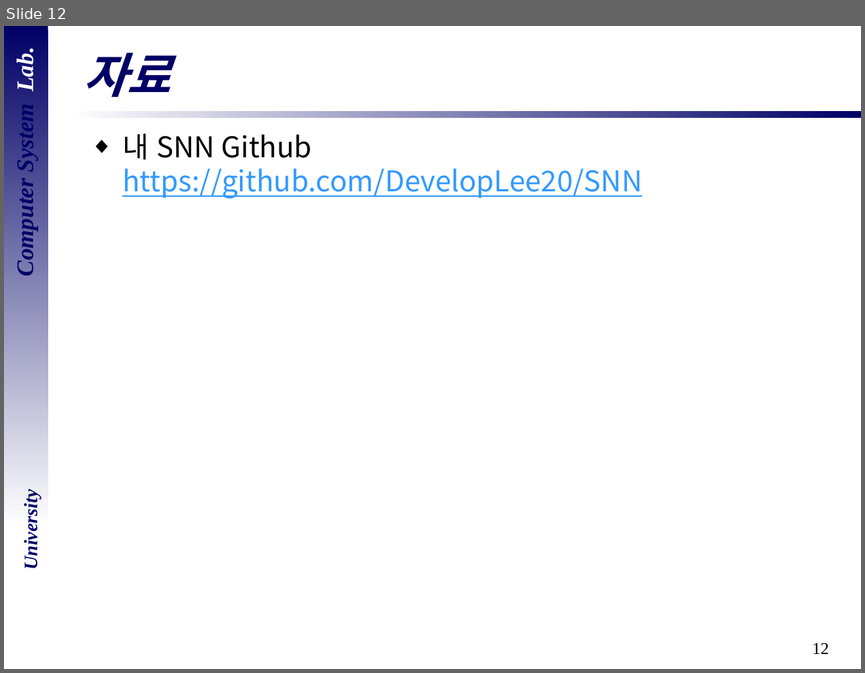
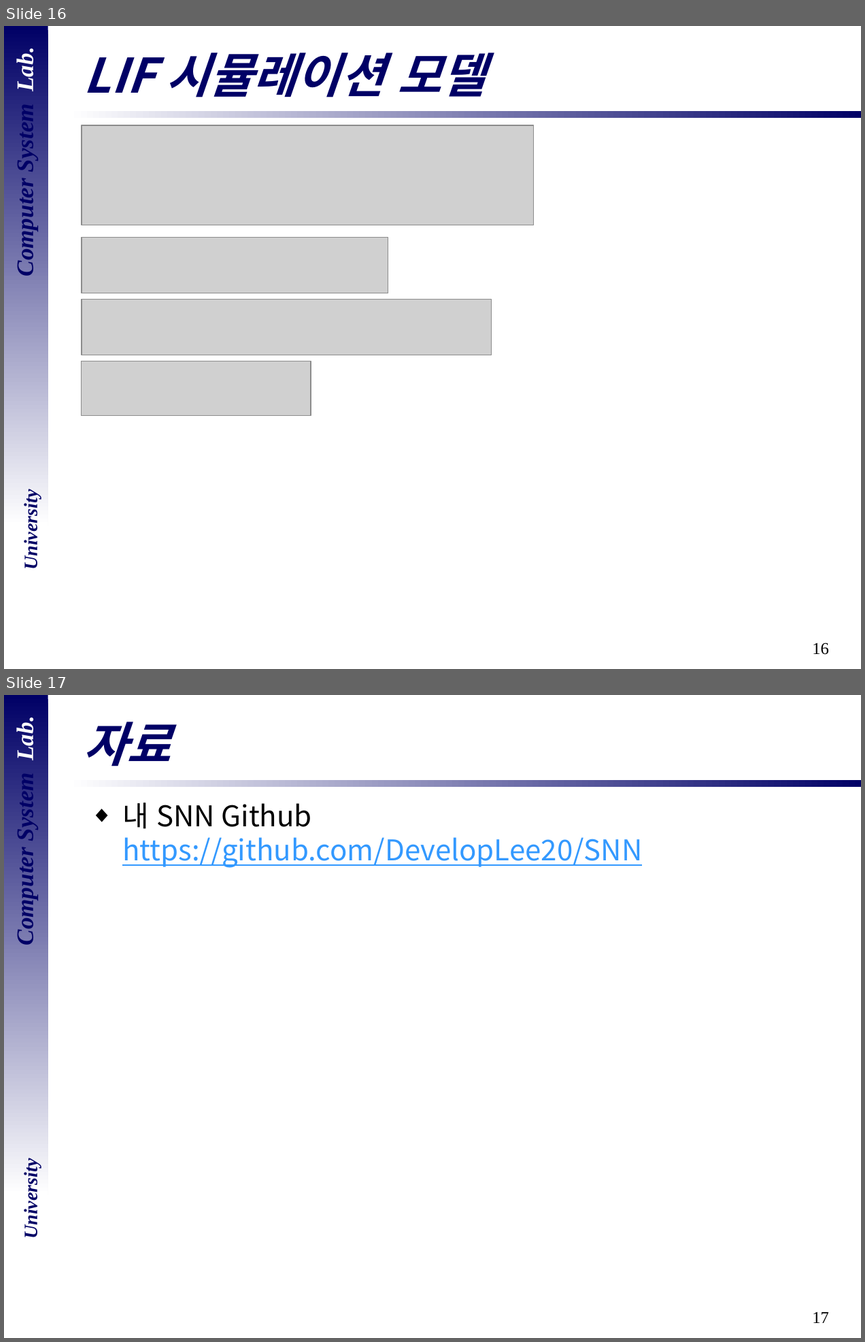
Before and after one commit to DevelopLee20/SNN, a slide deck: cs semina/07_Spytorch-1.pptx. Shown one above the other, each under a label of ours: slide 12 before the commit, slides 16 and 17 after it. The pictures are 865x673 and 865x1342 pixels, drawn with LibreOffice and Linux fonts; fonts in the diff are those of the drawing; grey boxes stand for pictures; background and template pictures are left out. Boxes give left, top, right and bottom in pixels: in the first picture for what was removed or moved away, otherwise in the second. Text is boxed around its words. In the diff, an @@ line names an element or a change of style, - is before the commit and + after.

```diff
--- a/cs semina/07_Spytorch-1.pptx
+++ b/cs semina/07_Spytorch-1.pptx
@@ slide 16 added at (x1=4, y1=26, x2=861, y2=669), background #FFFFFF; not listed: 5 template elements that a slide beside it also shows @@
@@ title added at (x1=84, y1=53, x2=485, y2=97), 40 pt, text #000066, bold, italic @@
+LIF 시뮬레이션 모델
@@ picture added at (x1=82, y1=125, x2=534, y2=225) @@
@@ picture added at (x1=82, y1=237, x2=388, y2=293) @@
@@ picture added at (x1=82, y1=299, x2=492, y2=355) @@
@@ picture added at (x1=81, y1=361, x2=311, y2=415) @@
@@ what was slide 12 is now slide 17 @@
@@ page number at (x1=812, y1=1312, x2=829, y2=1323): text changed @@
-12
+17
```
Also in this commit, not shown: 2 slides changed, 4 other slides added.
